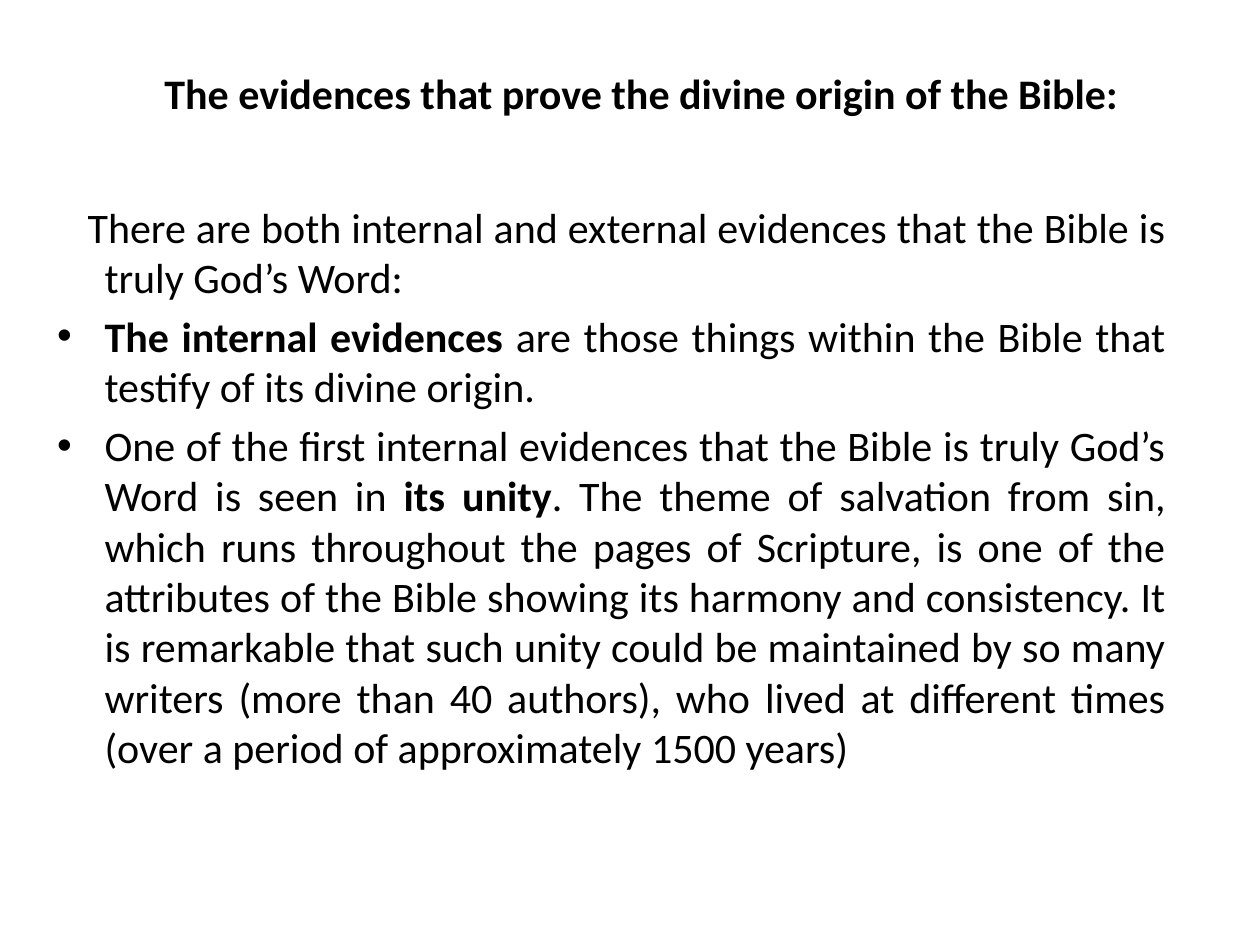
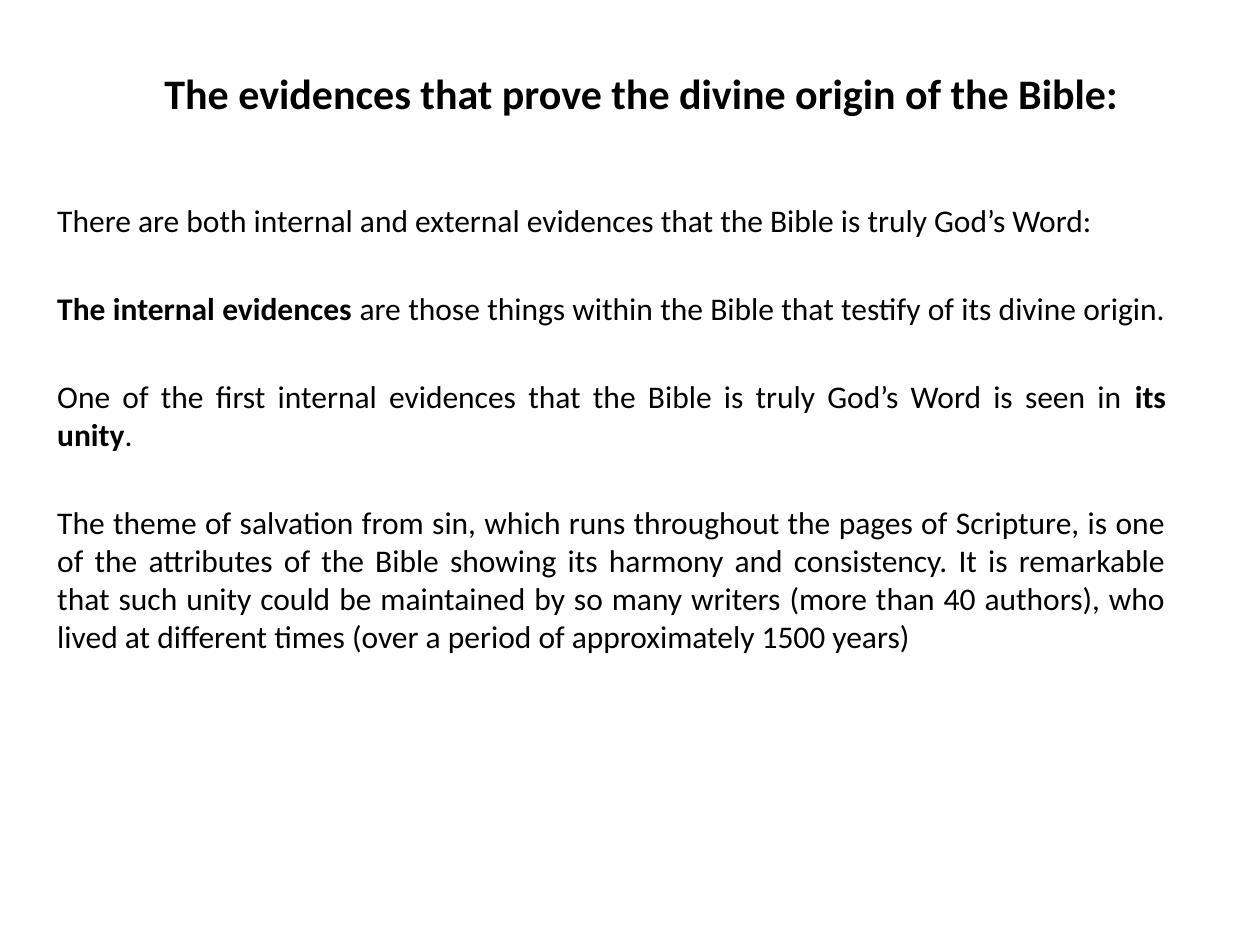
Before and after one commit to mutanganajoseph/Documents, a slide deck: slide 12 of auca/sem-1/intro-to-Bible-study/1 intro to Bible study Notes.pptx (slide 15 before the commit). Drawn at 1260x945 pixels with LibreOffice and Linux fonts; fonts in the diff are those of the drawing. Boxes give left, top, right and bottom in pixels: in the first picture for what was removed or moved away, otherwise in the second. Text is boxed around its words. In the diff, an @@ line names an element or a change of style, - is before the commit and + after.

```diff
--- a/auca/sem-1/intro-to-Bible-study/1 intro to Bible study Notes.pptx
+++ b/auca/sem-1/intro-to-Bible-study/1 intro to Bible study Notes.pptx
@@ text at bbox=[57, 210, 1164, 326]: size 24 to 18 pt in "There are both internal and external evidences ...", "The internal evidences are those things within ..."; less space between paragraphs; bullet • to none @@
@@ text at bbox=[57, 386, 1166, 653]: text changed; size 24 to 18 pt @@
-• One of the first internal evidences that the Bible is truly God’s Word is seen in its unity. The theme of salvation from sin, which runs throughout the pages of Scripture, is one of the attributes of the Bible showing its harmony and consistency. It is remarkable that such unity could be maintained by so many writers (more than 40 authors), who lived at different times (over a period of approximately 1500 years)
+One of the first internal evidences that the Bible is truly God’s Word is seen in its unity.
+The theme of salvation from sin, which runs throughout the pages of Scripture, is one of the attributes of the Bible showing its harmony and consistency. It is remarkable that such unity could be maintained by so many writers (more than 40 authors), who lived at different times (over a period of approximately 1500 years)
```
Also in this commit, not shown: 44 other slides changed, 1 slide added, 18 slides removed, 1 other file.
